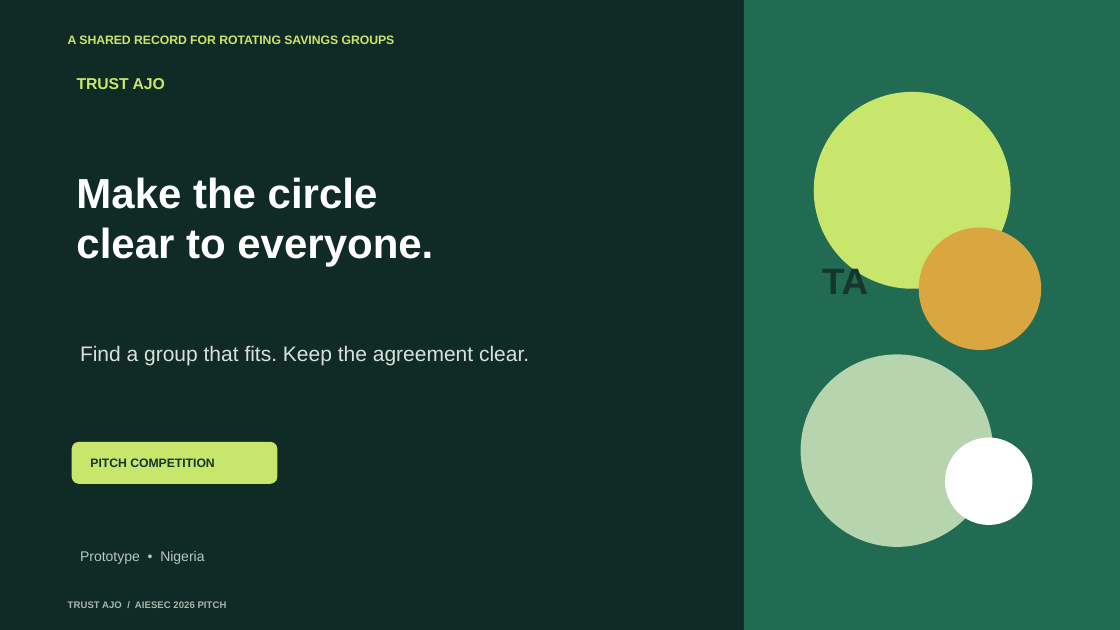
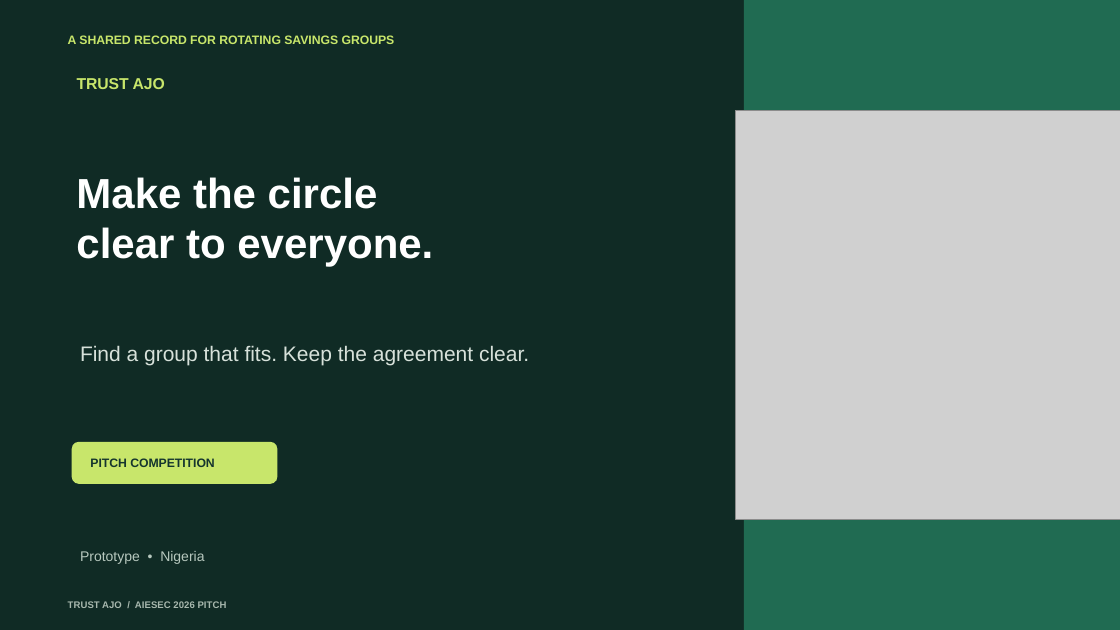
Before and after one commit to JohnNwaokolo/TURST-AJO, a slide deck: slide 1 of Trust_Ajo_Pitch_Deck_With_Screenshots.pptx. Drawn at 1120x630 pixels with LibreOffice and Linux fonts; fonts in the diff are those of the drawing; grey boxes stand for pictures. Boxes give left, top, right and bottom in pixels: in the first picture for what was removed or moved away, otherwise in the second. Text is boxed around its words. In the diff, an @@ line names an element or a change of style, - is before the commit and + after.

```diff
--- a/Trust_Ajo_Pitch_Deck_With_Screenshots.pptx
+++ b/Trust_Ajo_Pitch_Deck_With_Screenshots.pptx
@@ picture added at <box>736,111,1120,519</box> @@
@@ ellipse removed at <box>814,92,1011,288</box> @@
@@ ellipse removed at <box>919,228,1042,350</box> @@
@@ text removed at <box>822,265,868,294</box> @@
-TA
@@ ellipse removed at <box>801,355,993,547</box> @@
@@ ellipse removed at <box>945,438,1033,525</box> @@
```
Also in this commit, not shown: 7 other slides changed, 3 other files.
